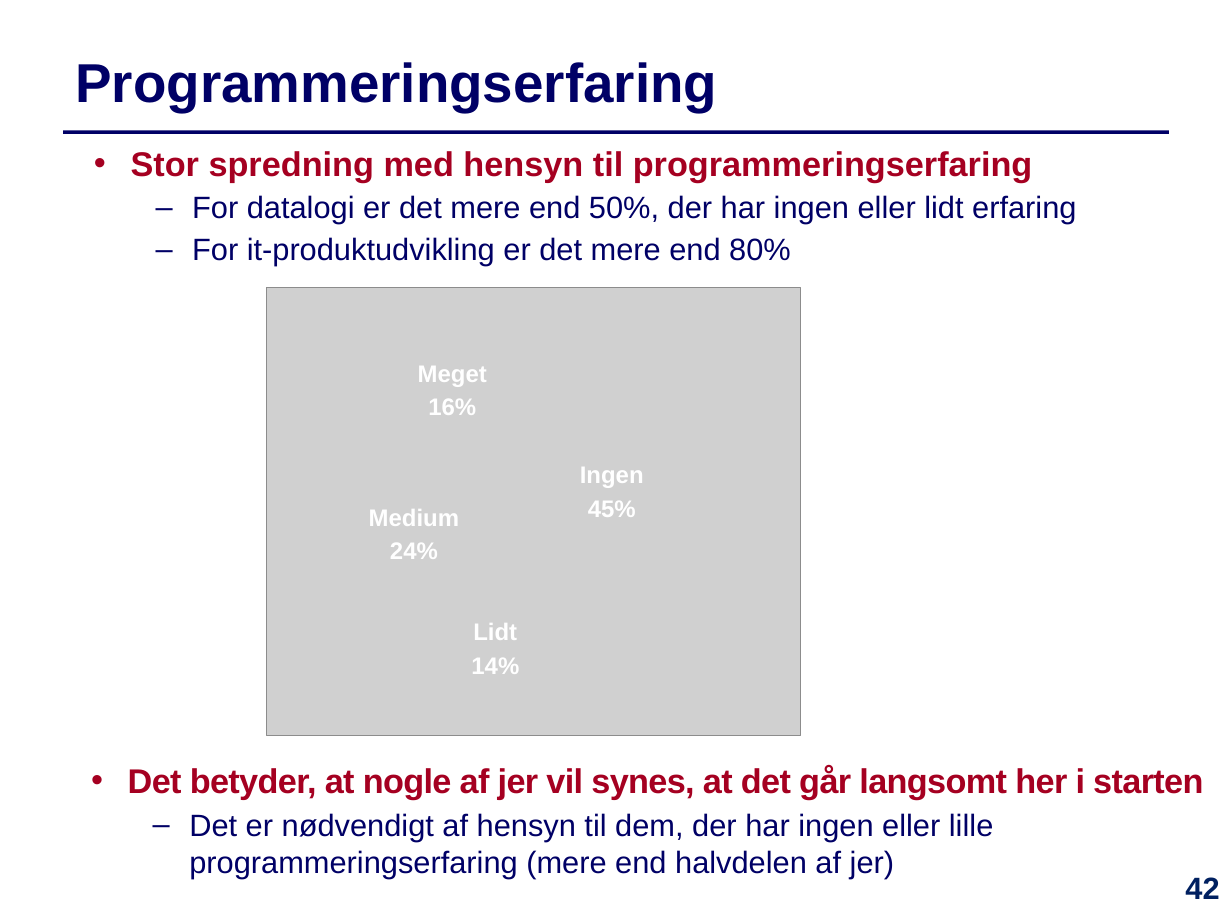
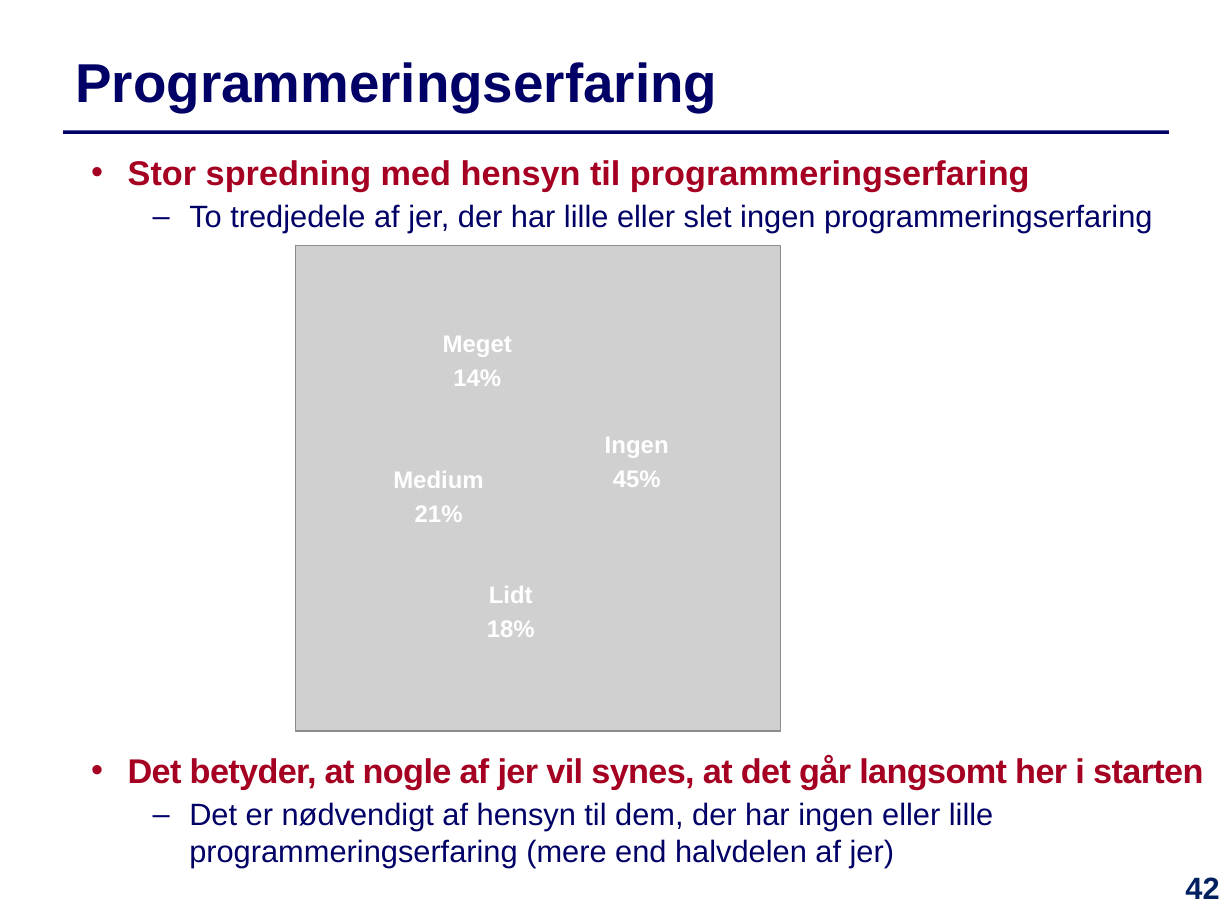
Before and after one commit to IntProgAU/Materiale, a slide deck: slide 42 of web/e24/uge_1b/Slides-Uge1-Torsdag.pptx. Drawn at 1232x924 pixels with LibreOffice and Linux fonts; fonts in the diff are those of the drawing; grey boxes stand for pictures. Boxes give left, top, right and bottom in pixels: in the first picture for what was removed or moved away, otherwise in the second. Text is boxed around its words. In the diff, an @@ line names an element or a change of style, - is before the commit and + after.

```diff
--- a/web/e24/uge_1b/Slides-Uge1-Torsdag.pptx
+++ b/web/e24/uge_1b/Slides-Uge1-Torsdag.pptx
@@ text "Stor spredning med hensyn til ...": place and size @@
-text "Stor spredning med hensyn til ..." at [131,151,1076,266]
+text "Stor spredning med hensyn til ..." at [128,160,1153,233]
@@ text at [189,204,1153,233]: text changed @@
-  – For datalogi er det mere end 50%, der har ingen eller lidt erfaring
-  – For it-produktudvikling er det mere end 80%
+  – To tredjedele af jer, der har lille eller slet ingen programmeringserfaring
@@ picture: place and size @@
-picture at [267,287,801,736]
+picture at [296,246,781,732]
@@ text "Meget": place and size @@
-text "Meget" at [418,366,487,415]
+text "Meget" at [443,336,512,386]
@@ text at [453,370,501,386]: text changed @@
-16%
+14%
@@ text "Ingen": place and size @@
-text "Ingen" at [580,467,644,517]
+text "Ingen" at [605,437,669,487]
@@ text "Medium": place and size @@
-text "Medium" at [369,509,460,559]
+text "Medium" at [393,471,484,522]
@@ text at [415,506,463,522]: text changed @@
-24%
+21%
@@ text "Lidt": place and size @@
-text "Lidt" at [471,623,519,674]
+text "Lidt" at [487,586,535,637]
@@ text at [487,621,535,637]: text changed @@
-14%
+18%
@@ text "Det betyder, at nogle af ...": place and size @@
-text "Det betyder, at nogle af ..." at [128,765,1203,878]
+text "Det betyder, at nogle af ..." at [128,755,1203,868]
```
Also in this commit, not shown: 1 other slide changed, 3 other files.
